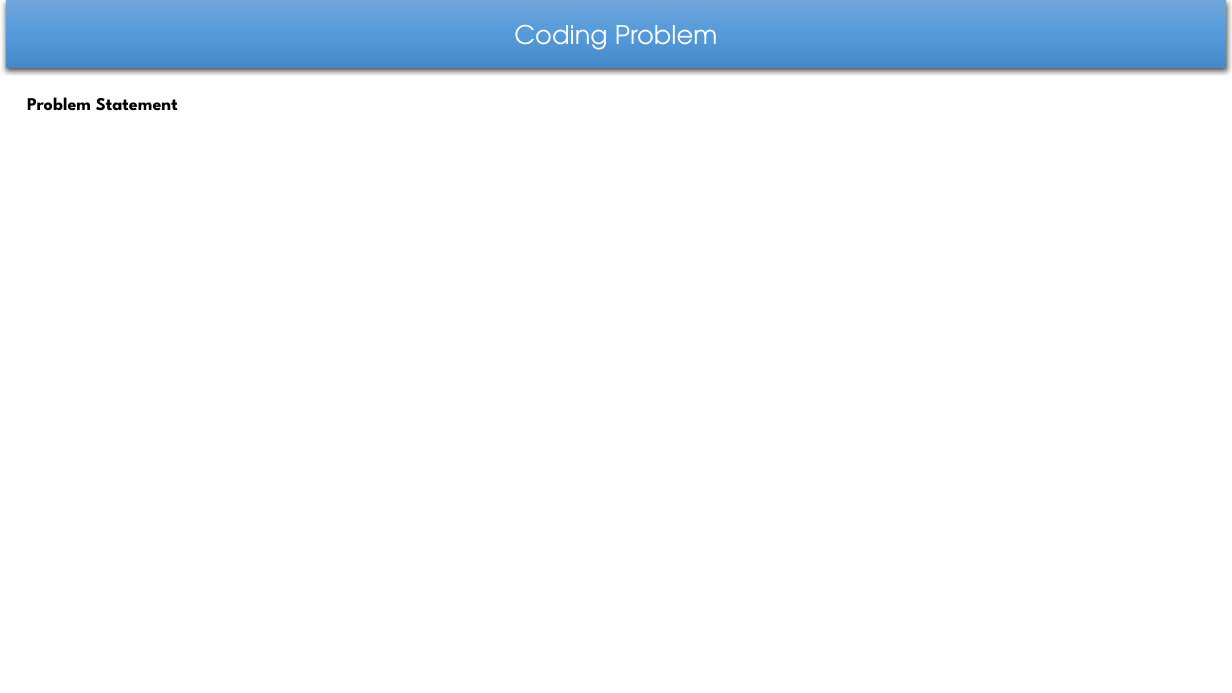
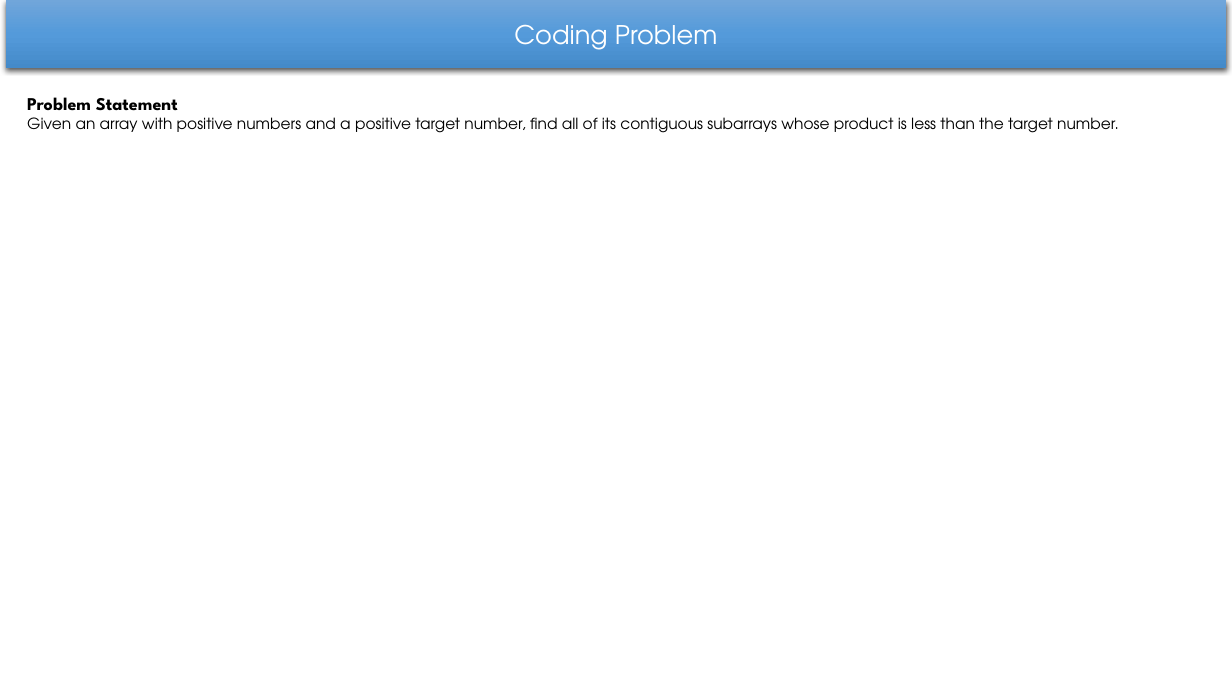
Before and after one commit to abmishra1234/Coding-Interview, a slide deck: slide 1 of 13-Jan-2022-5AM-Coding-Practice.pptx. Drawn at 1232x693 pixels with LibreOffice and Linux fonts; fonts in the diff are those of the drawing. Boxes give left, top, right and bottom in pixels: in the first picture for what was removed or moved away, otherwise in the second. Text is boxed around its words. In the diff, an @@ line names an element or a change of style, - is before the commit and + after.

Commit message:
Add this file

```diff
--- a/13-Jan-2022-5AM-Coding-Practice.pptx
+++ b/13-Jan-2022-5AM-Coding-Practice.pptx
@@ text at (x1=27, y1=117, x2=1119, y2=133): paragraph added @@
+Given an array with positive numbers and a positive target number, find all of its contiguous subarrays whose product is less than the target number.
```
